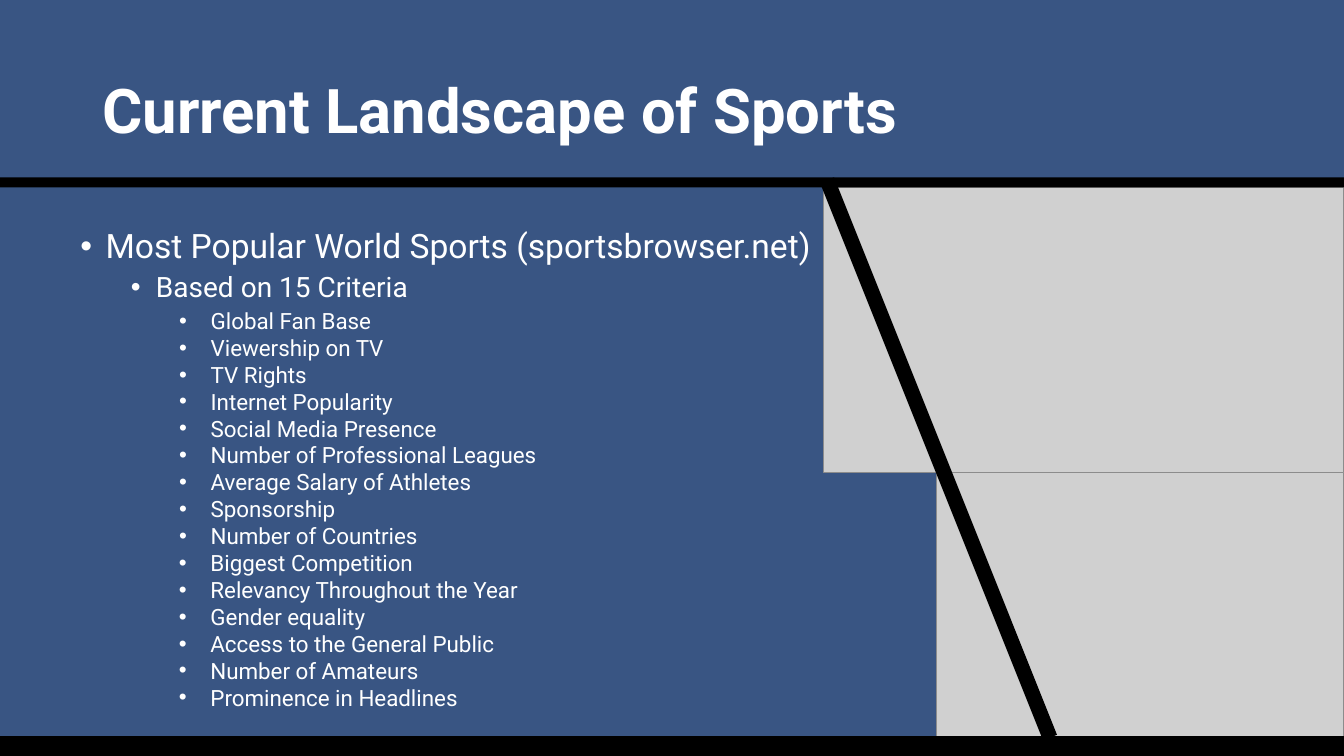
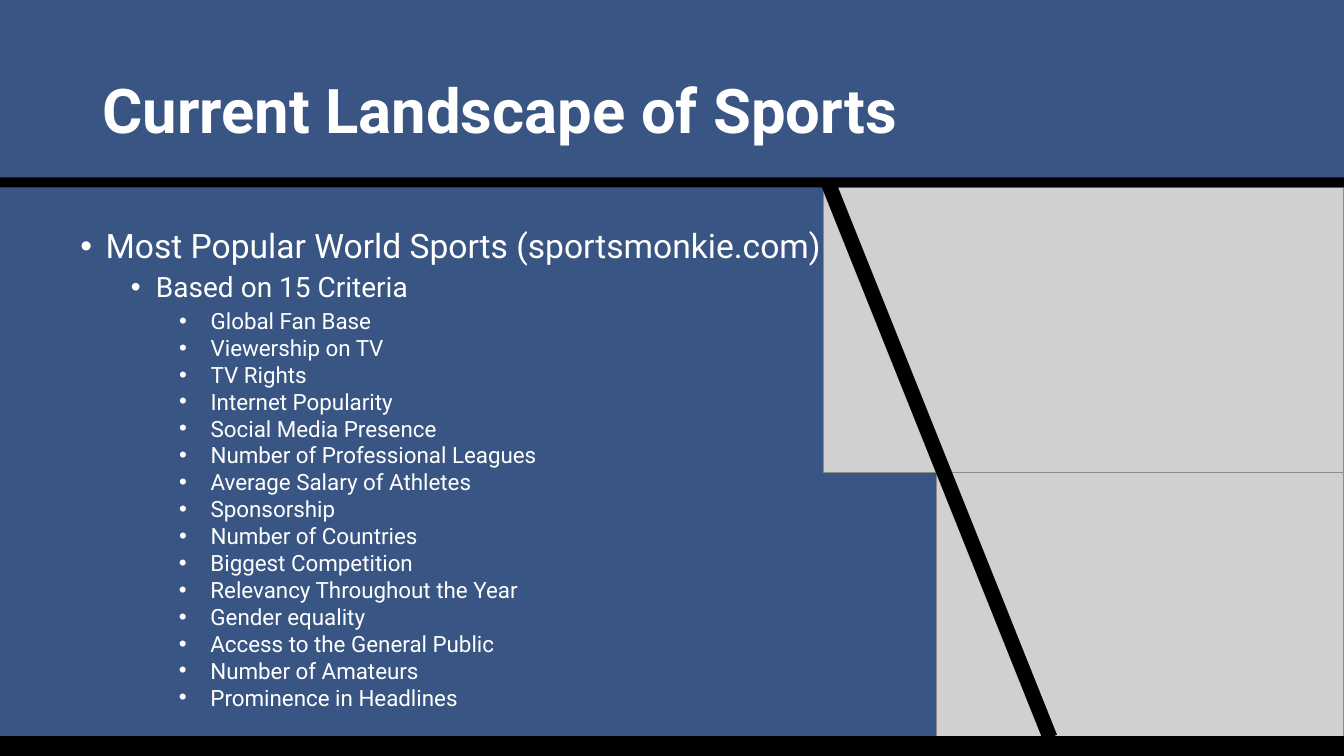
Before and after one commit to SuperMarioGiacomazzo/STOR538_WEBSITE, a slide deck: slide 9 of Slides/Sports Analytics 1/Sports_Analytics_1_Lecture.pptx. Drawn at 1344x756 pixels with LibreOffice and Linux fonts; fonts in the diff are those of the drawing; grey boxes stand for pictures. Boxes give left, top, right and bottom in pixels: in the first picture for what was removed or moved away, otherwise in the second. Text is boxed around its words. In the diff, an @@ line names an element or a change of style, - is before the commit and + after.

```diff
--- a/Slides/Sports Analytics 1/Sports_Analytics_1_Lecture.pptx
+++ b/Slides/Sports Analytics 1/Sports_Analytics_1_Lecture.pptx
@@ text at [106, 231, 820, 266]: text changed @@
-• Most Popular World Sports (sportsbrowser.net)
+• Most Popular World Sports (sportsmonkie.com)
```
Also in this commit, not shown: 12 other slides changed, 2 slides added, 14 other files.
